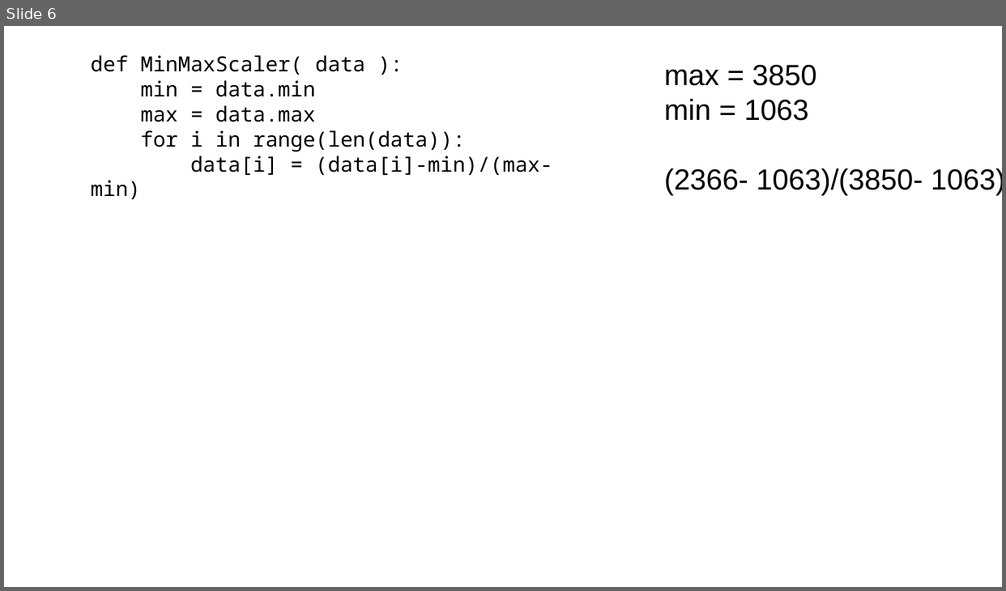
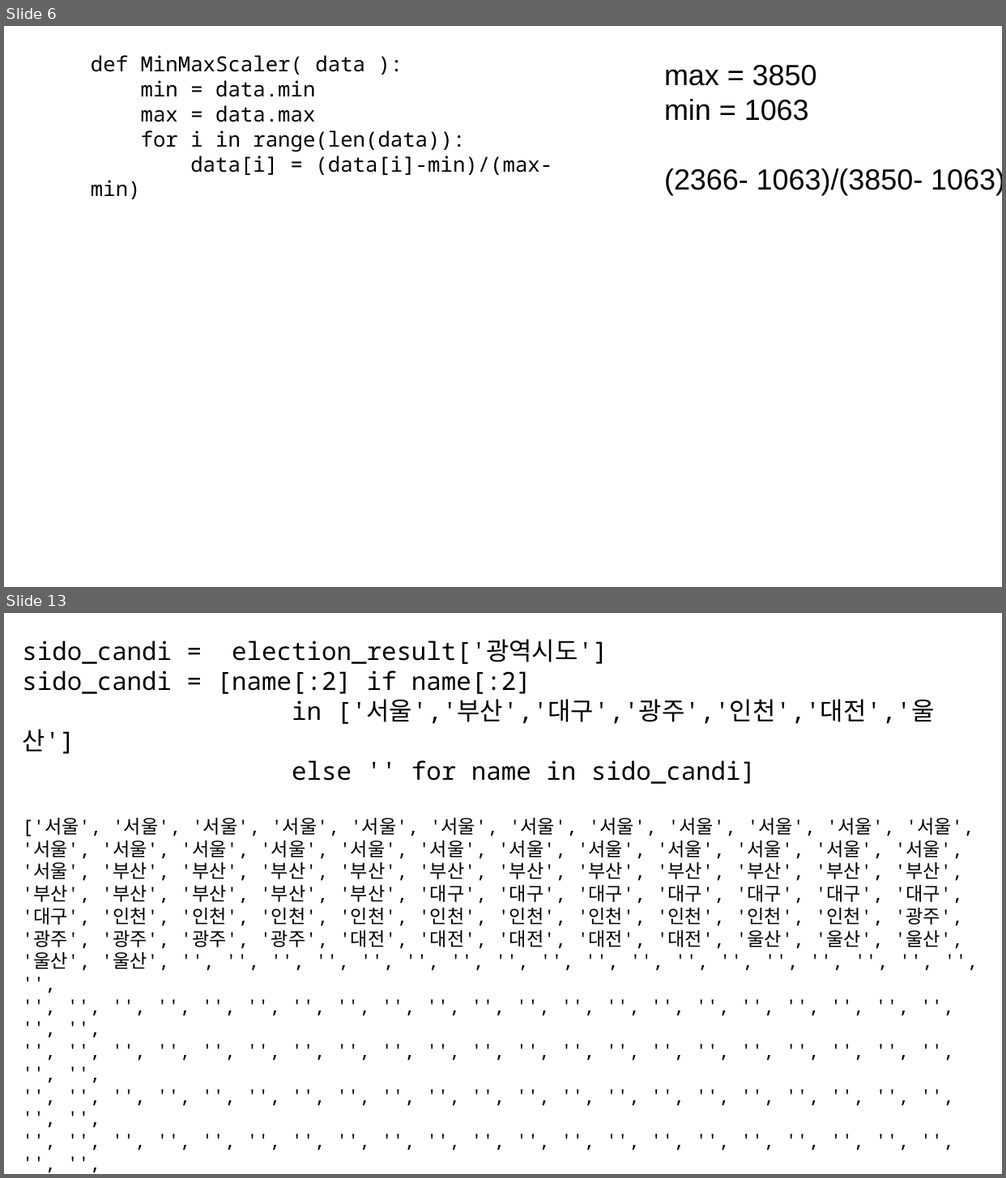
Before and after one commit to kjungmo/SBA2020_dataScience, a slide deck: 데이터분석.pptx. Shown one above the other, each under a label of ours: slide 6 before the commit, slides 6 and 13 after it; the slides between them are not shown. The pictures are 1006x591 and 1006x1178 pixels, drawn with LibreOffice and Linux fonts; fonts in the diff are those of the drawing. Boxes give left, top, right and bottom in pixels: in the first picture for what was removed or moved away, otherwise in the second. Text is boxed around its words. In the diff, an @@ line names an element or a change of style, - is before the commit and + after.

```diff
--- a/데이터분석.pptx
+++ b/데이터분석.pptx
@@ slide 13 added at <box>4,613,1002,1174</box>, background #FFFFFF @@
@@ text added at <box>22,639,974,971</box>, 18 pt, text #000000 @@
+sido_candi = election_result['광역시도']
+sido_candi = [name[:2] if name[:2]
+in ['서울','부산','대구','광주','인천','대전','울산']
+else '' for name in sido_candi]
+['서울', '서울', '서울', '서울', '서울', '서울', '서울', '서울', '서울', '서울', '서울', '서울',
+'서울', '서울', '서울', '서울', '서울', '서울', '서울', '서울', '서울', '서울', '서울', '서울',
+'서울', '부산', '부산', '부산', '부산', '부산', '부산', '부산', '부산', '부산', '부산', '부산',
+'부산', '부산', '부산', '부산', '부산', '대구', '대구', '대구', '대구', '대구', '대구', '대구',
+'대구', '인천', '인천', '인천', '인천', '인천', '인천', '인천', '인천', '인천', '인천', '광주',
+'광주', '광주', '광주', '광주', '대전', '대전', '대전', '대전', '대전', '울산', '울산', '울산',
+'울산', '울산', '', '', '', '', '', '', '', '', '', '', '', '', '', '', '', '', '', '', '',
+'', '', '', '', '', '', '', '', '', '', '', '', '', '', '', '', '', '', '', '', '', '', '',
+'', '', '', '', '', '', '', '', '', '', '', '', '', '', '', '', '', '', '', '', '', '', '',
+'', '', '', '', '', '', '', '', '', '', '', '', '', '', '', '', '', '', '', '', '', '', '',
+'', '', '', '', '', '', '', '', '', '', '', '', '', '', '', '', '', '', '', '', '', '', '',
+'', '', '', '', '', '', '', '', '', '', '', '', '', '', '', '', '', '', '', '', '', '', '',
+'', '', '', '', '', '', '', '', '', '', '', '', '', '', '', '', '', '', '', '', '', '', '',
+'', '', '', '', '', '', '', '', '', '', '', '', '', '', '', '', '', '', '']
```
Also in this commit, not shown: 54 other slides added.
